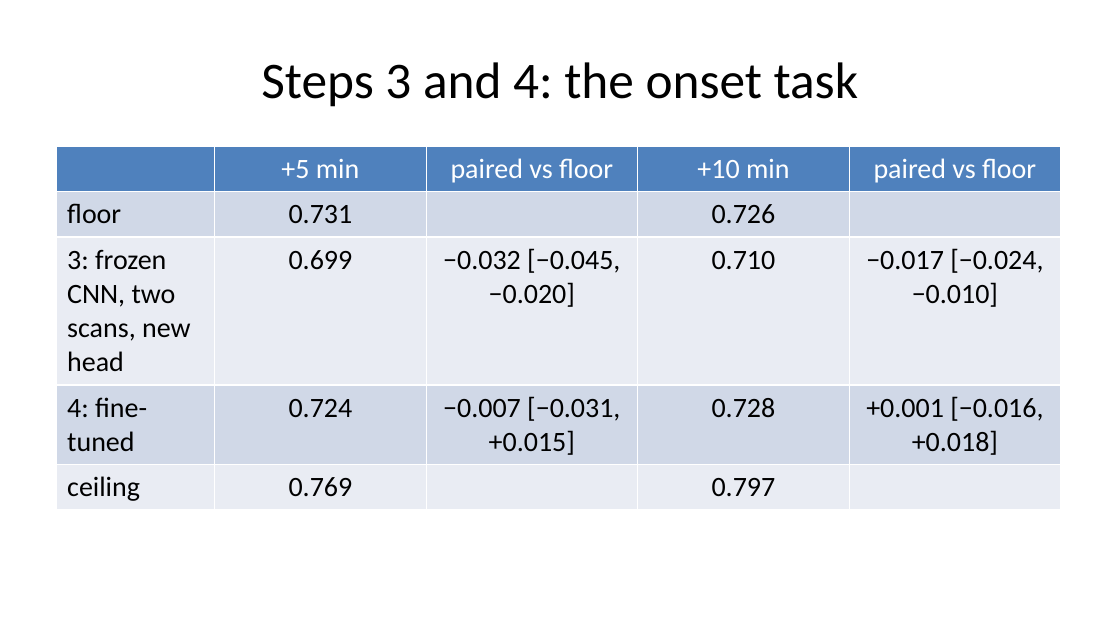
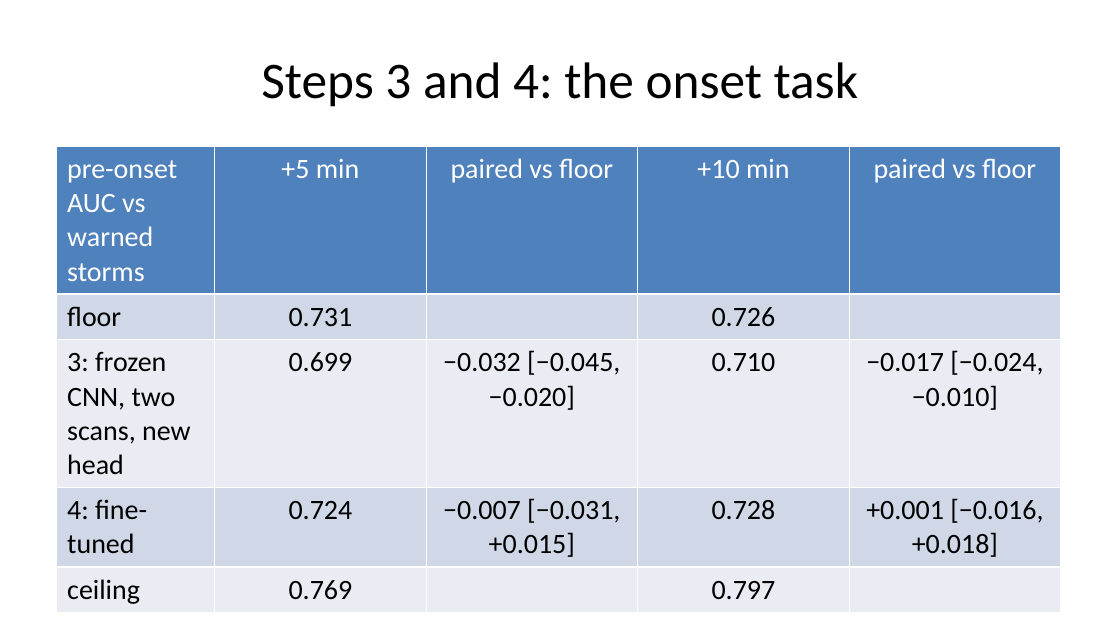
Before and after one commit to jakeryderv/tornado-onset, a slide deck: slide 14 of slides.pptx (slide 13 before the commit). Drawn at 1120x630 pixels with LibreOffice and Linux fonts; fonts in the diff are those of the drawing. Boxes give left, top, right and bottom in pixels: in the first picture for what was removed or moved away, otherwise in the second. Text is boxed around its words. In the diff, an @@ line names an element or a change of style, - is before the commit and + after.

```diff
--- a/slides.pptx
+++ b/slides.pptx
@@ table at [56,147,1062,608] @@
-row 1, column 1: 
+row 1, column 1: pre-onset AUC vs warned storms
```
Also in this commit, not shown: 11 other slides changed, 2 slides added, 1 other file.
